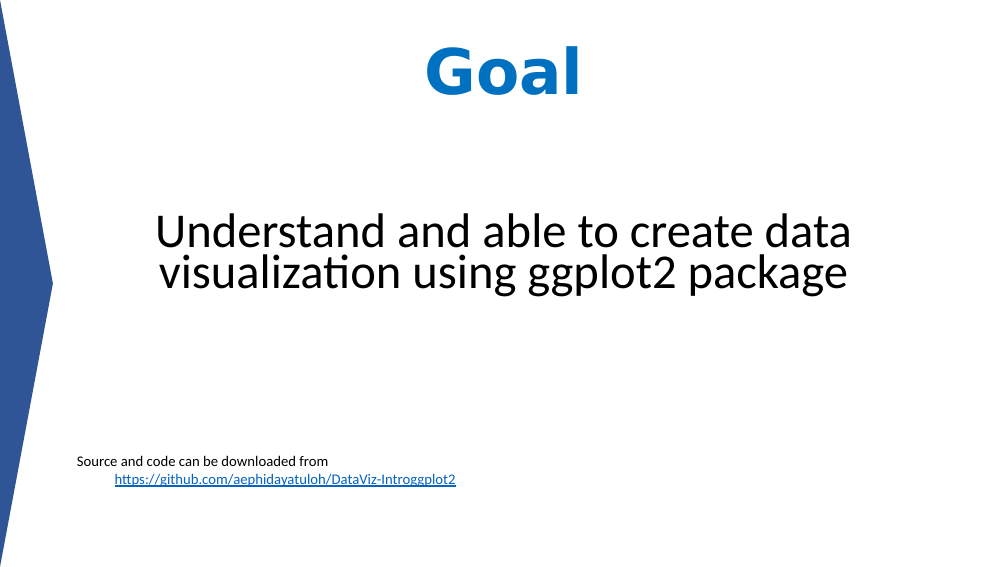
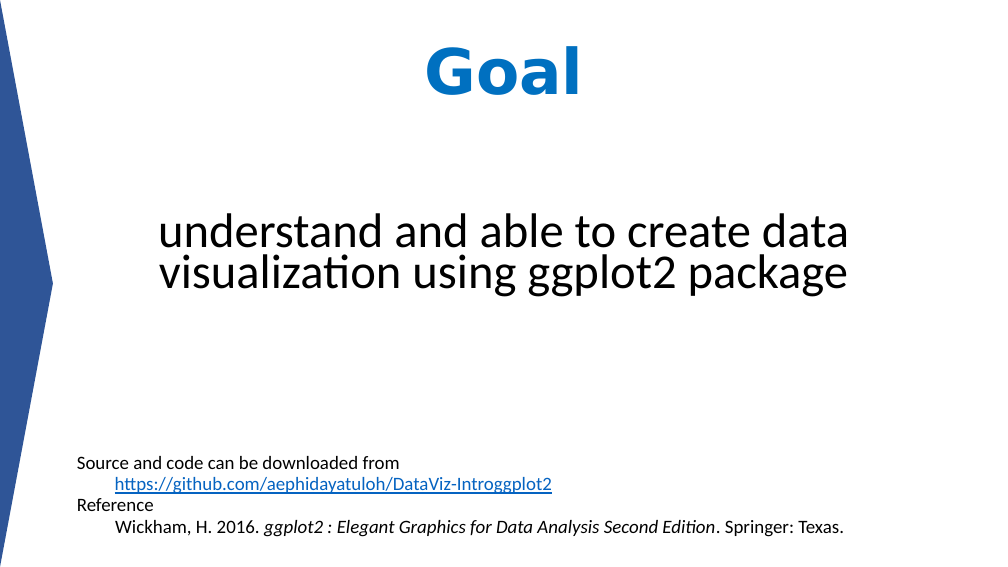
Before and after one commit to aephidayatuloh/DataViz-Introggplot2, a slide deck: slide 4 of Data Visualization - Simply but Beauty ggplot2.pptx. Drawn at 1008x567 pixels with LibreOffice and Linux fonts; fonts in the diff are those of the drawing. Boxes give left, top, right and bottom in pixels: in the first picture for what was removed or moved away, otherwise in the second. Text is boxed around its words. In the diff, an @@ line names an element or a change of style, - is before the commit and + after.

```diff
--- a/Data Visualization - Simply but Beauty ggplot2.pptx
+++ b/Data Visualization - Simply but Beauty ggplot2.pptx
@@ text at bbox=[158, 213, 849, 297]: text changed @@
-Understand and able to create data visualization using ggplot2 package
+understand and able to create data visualization using ggplot2 package
@@ text at bbox=[77, 456, 552, 494]: size 14 to 18 pt in "Source and code can be downloaded from", "https://github.com/aephidayatuloh/DataViz-Introggplot2" @@
@@ text at bbox=[77, 498, 844, 537]: paragraphs added @@
+  Reference
+  Wickham, H. 2016. ggplot2 : Elegant Graphics for Data Analysis Second Edition. Springer: Texas.
```
Also in this commit, not shown: 31 other slides changed, 1 slide added, 2 slides removed.
